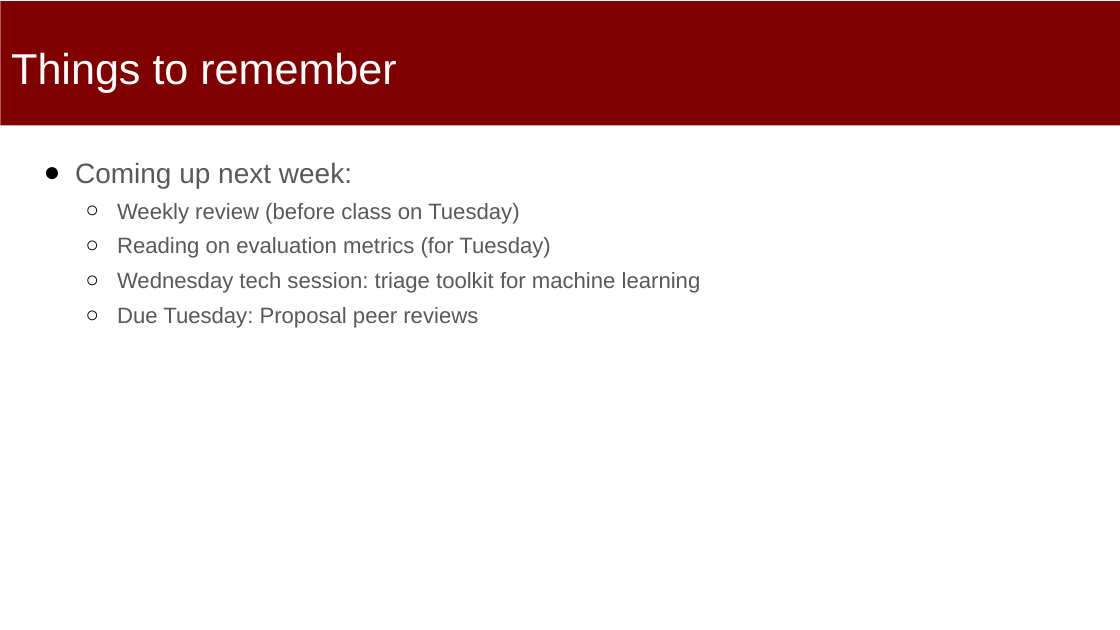
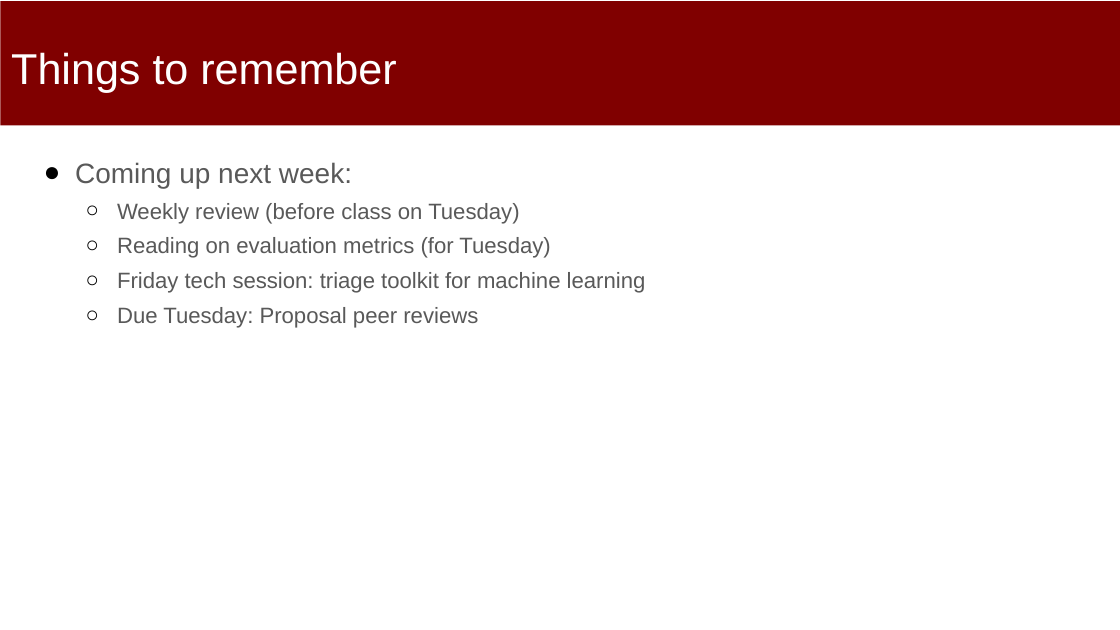
Before and after one commit to dssg/mlforpublicpolicylab, a slide deck: slide 2 of Lectures/09-Machine-Learning-Pipelines.pptx. Drawn at 1120x630 pixels with LibreOffice and Linux fonts; fonts in the diff are those of the drawing. Boxes give left, top, right and bottom in pixels: in the first picture for what was removed or moved away, otherwise in the second. Text is boxed around its words. In the diff, an @@ line names an element or a change of style, - is before the commit and + after.

```diff
--- a/Lectures/09-Machine-Learning-Pipelines.pptx
+++ b/Lectures/09-Machine-Learning-Pipelines.pptx
@@ text at [117, 272, 646, 293]: text changed @@
-  ○ Wednesday tech session: triage toolkit for machine learning
+  ○ Friday tech session: triage toolkit for machine learning
```
Also in this commit, not shown: 1 other file.
